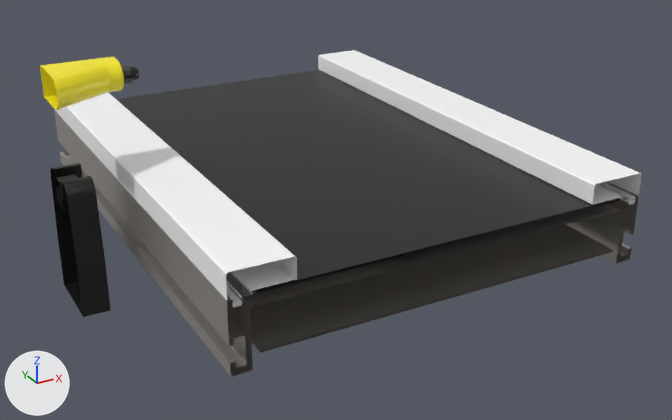
The glTF model cube_models/PinInsertionStation_Cube02.glb as it was, and as the next commit left it.
Camera for both pictures: a camera (50 mm lens) standing at (-0.258, -0.502, 0.432) and looking at (0.007, -0.021, 0.192). The lights are fixed; the arrows at lower left show +X, +Y and +Z. Vertices at the same position are counted once.

In view in the first picture: 'color-25'.
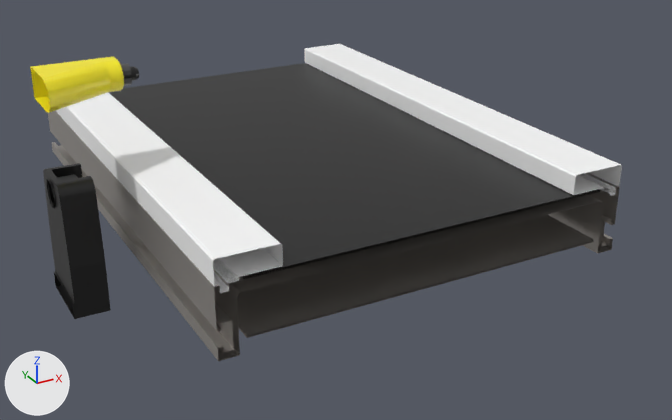
The change, as JSON lines over the scene's bpy script:
```json
{"block": "me_mesh_24_001", "where": "# used by ob_color_25; location = (-0.58, 0.36, 0.0)"}
{"op": "remove", "block": "me_mesh_24_001", "code": "me_mesh_24_001.from_pydata(...)  # 1054 vertices, 1353 faces; spans x 0.42..0.705, y -0.52..-0.2, z 0.16..0.301"}
{"op": "add", "block": "me_mesh_24_001", "code": "me_mesh_24_001.from_pydata(...)  # 1113 vertices, 1508 faces; spans x -0.161..0.129, y -0.164..0.166, z -0.058..0.083"}
{"block": "me_mesh_24_001", "change": "me_mesh_24_001 part 1: the loose piece of 56 vertices spanning x 0.67..0.705, y -0.52..-0.2, z 0.225..0.243 is scaled about its middle by (1, 1.03, 1), then moved by (-0.576, 0.361, -0.218)"}
{"block": "me_mesh_24_001", "change": "me_mesh_24_001 part 2: the loose piece of 56 vertices spanning x 0.455..0.49, y -0.52..-0.2, z 0.225..0.243 is scaled about its middle by (1, 1.03, 1), then moved by (-0.576, 0.361, -0.218)"}
{"block": "me_mesh_24_001", "change": "me_mesh_24_001 part 3: a new loose piece of 413 vertices spanning x -0.121..0.129, y -0.164..0.166, z -0.03..0.01, in mat_matte_steel_028 (light grey #c7c2bd)"}
{"block": "me_mesh_24_001", "change": "me_mesh_24_001 part 4: a new loose piece of 247 vertices spanning x -0.161..-0.14, y -0.042..0.003, z -0.058..0.022, in mat_basic_black_plastic_030 (black #121212)"}
{"block": "me_mesh_24_001", "change": "me_mesh_24_001 part 5: a new loose piece of 155 vertices spanning x -0.161..-0.115, y -0.049..-0.01, z 0.065..0.083, in mat_basic_yellow_plastic_004 (yellow #fff01d)"}
{"block": "me_mesh_24_001", "change": "me_mesh_24_001 part 6"}
{"block": "me_mesh_24_001", "change": "25 vertices are added at x -0.106..0.114, y -0.164..0.166, z -0.021..0.012"}
{"block": "me_mesh_24_001", "change": "15 new vertices lie (0.0, 0.33, 0.0) away from vertices in x -0.106..0.114, y -0.164, z -0.021..0.012"}
{"block": "me_mesh_24_001", "change": "16 new faces join them, mat_matte_steel_003 (light grey #c7c2bd)"}
{"block": "me_mesh_24_001", "change": "16 new faces join them, mat_basic_black_plastic_021 (black #121212)"}
{"op": "set", "path": "ob_color_25.location", "old": "(-0.58, 0.36, 0.0)", "new": "(-0.0041, 0.0194, 0.2182)"}
```

Changed parts and their boxes [x1, y1, x2, y2] in the pictures (672 x 420 px; the box of a moved part takes in the faces that stretch with it):
```json
{"object": "color-25", "change": "reshaped, moved", "before": [40, 50, 642, 377], "after": [30, 44, 622, 361]}
{"part": 1, "of": "me_mesh_24_001", "change": "moved or reshaped", "before": [318, 50, 642, 205], "after": [304, 44, 622, 196]}
{"part": 2, "of": "me_mesh_24_001", "change": "moved or reshaped", "before": [55, 93, 297, 307], "after": [55, 93, 283, 293]}
{"part": 3, "of": "me_mesh_24_001", "change": "added", "after": [48, 111, 620, 361]}
{"part": 4, "of": "me_mesh_24_001", "change": "added", "after": [43, 163, 111, 319], "on screen": "black"}
{"part": 5, "of": "me_mesh_24_001", "change": "added", "after": [30, 57, 124, 113], "on screen": "yellow"}
{"part": 6, "of": "me_mesh_24_001", "change": "added", "after": [108, 63, 600, 338], "on screen": "black"}
```
